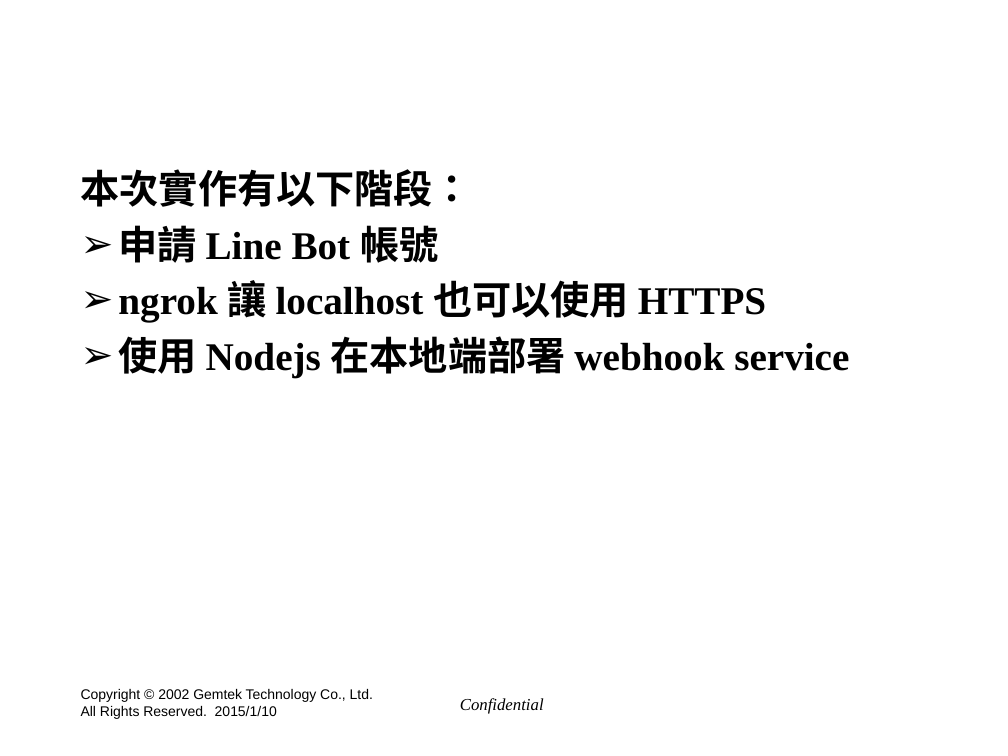
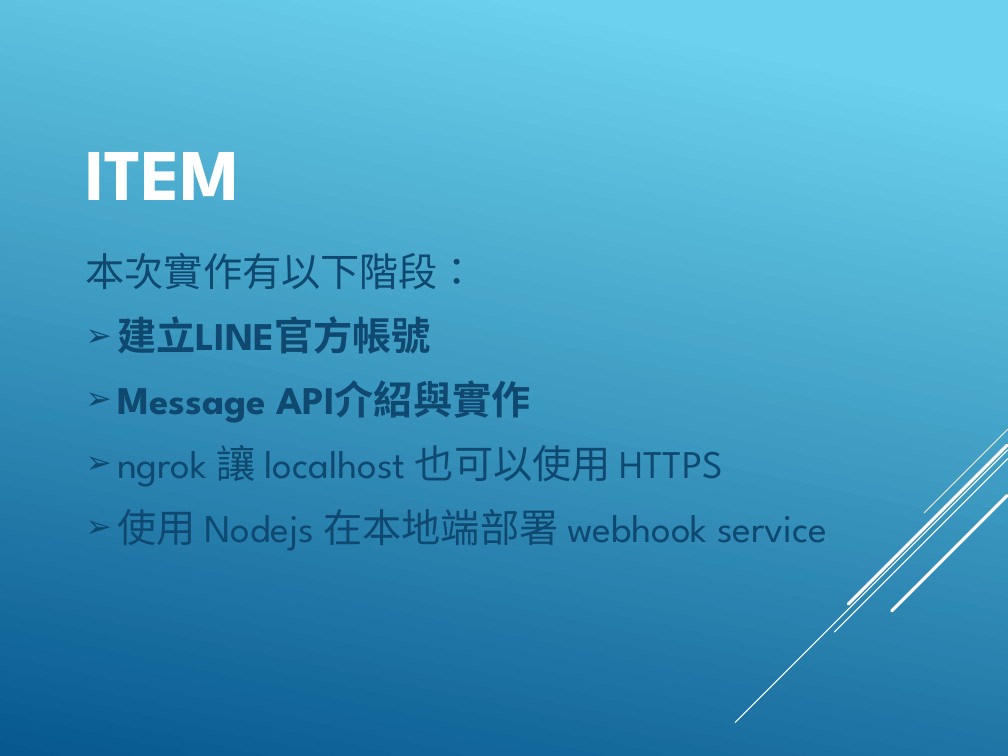
Before and after one commit to hyper570908/nodeDemo, a slide deck: slide 2 of doc/Line_BOT.pptx. Drawn at 1008x756 pixels with LibreOffice and Linux fonts; fonts in the diff are those of the drawing; background and template pictures are left out. Boxes give left, top, right and bottom in pixels: in the first picture for what was removed or moved away, otherwise in the second. Text is boxed around its words. In the diff, an @@ line names an element or a change of style, - is before the commit and + after.

Commit message:
[0.0.17] Update line bot ppt

```diff
--- a/doc/Line_BOT.pptx
+++ b/doc/Line_BOT.pptx
@@ background picture (left out) to gradient #6ED2EB to #06588E @@
@@ text "本次實作有以下階段：" at (86,253,828,550): vertical alignment top to middle @@
@@ title at (86,152,241,200): text changed; font Arial to League Spartan @@
-Item
+ITEM
@@ text at (86,253,828,550): font Times New Roman to League Spartan, text colour #000000 to #0F496F, bold off in "本次實作有以下階段：", "ngrok 讓 localhost 也可以使用 HTTPS", "使用 Nodejs 在本地端部署 webhook service"; more space between paragraphs; indent changed @@
@@ text at (117,316,530,423): text changed; font Times New Roman to League Spartan; text colour #000000 to #0F496F @@
-➢ 申請 Line Bot 帳號
+➢ 建立LINE官方帳號
+➢ Message API介紹與實作
@@ group added at (736,429,1008,723): 5 lines @@
@@ text removed at (81,689,373,719) @@
-Copyright © 2002 Gemtek Technology Co., Ltd.
-All Rights Reserved. 2015/1/10
@@ text removed at (460,698,544,714) @@
-Confidential
```
Also in this commit, not shown: 16 other slides changed, 12 slides added, 1 slide removed.
